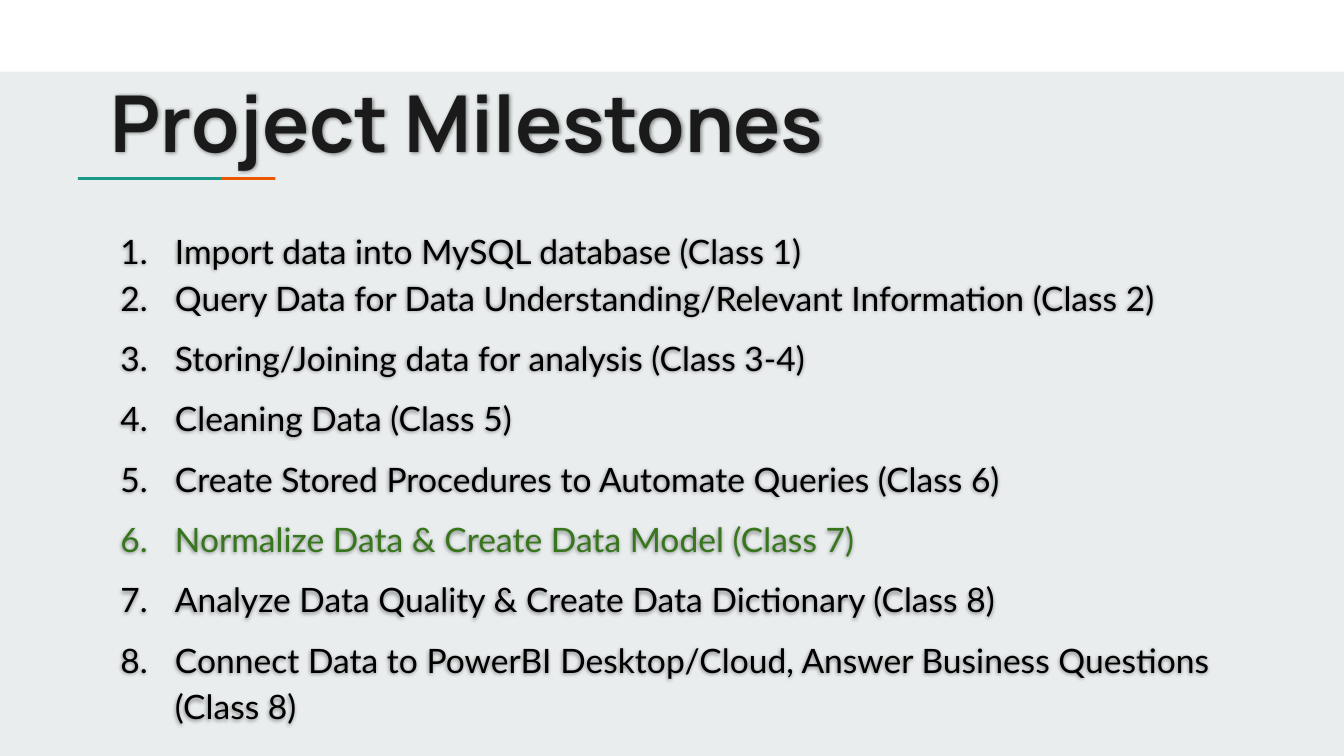
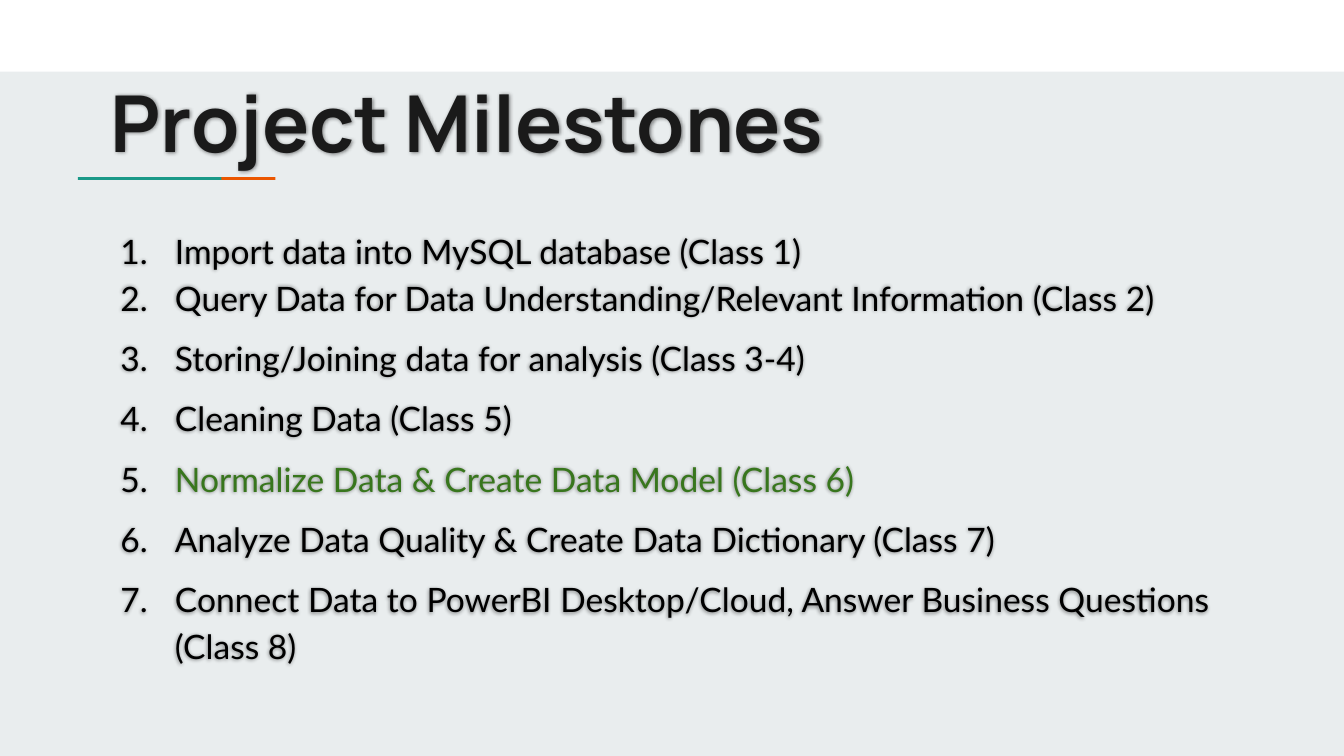
Before and after one commit to jbergmann56/OSDA-DataManipulationAndManagement, a slide deck: slide 15 of Lectures/(6) Database Design - Structuring & Modeling Data.pptx. Drawn at 1344x756 pixels with LibreOffice and Linux fonts; fonts in the diff are those of the drawing. Boxes give left, top, right and bottom in pixels: in the first picture for what was removed or moved away, otherwise in the second. Text is boxed around its words. In the diff, an @@ line names an element or a change of style, - is before the commit and + after.

```diff
--- a/Lectures/(6) Database Design - Structuring & Modeling Data.pptx
+++ b/Lectures/(6) Database Design - Structuring & Modeling Data.pptx
@@ text at [120, 466, 957, 613]: text changed @@
-5. Create Stored Procedures to Automate Queries (Class 6)
-6. Normalize Data & Create Data Model (Class 7)
-7. Analyze Data Quality & Create Data Dictionary (Class 8)
+5. Normalize Data & Create Data Model (Class 6)
+6. Analyze Data Quality & Create Data Dictionary (Class 7)
```
Also in this commit, not shown: 2 other files.
